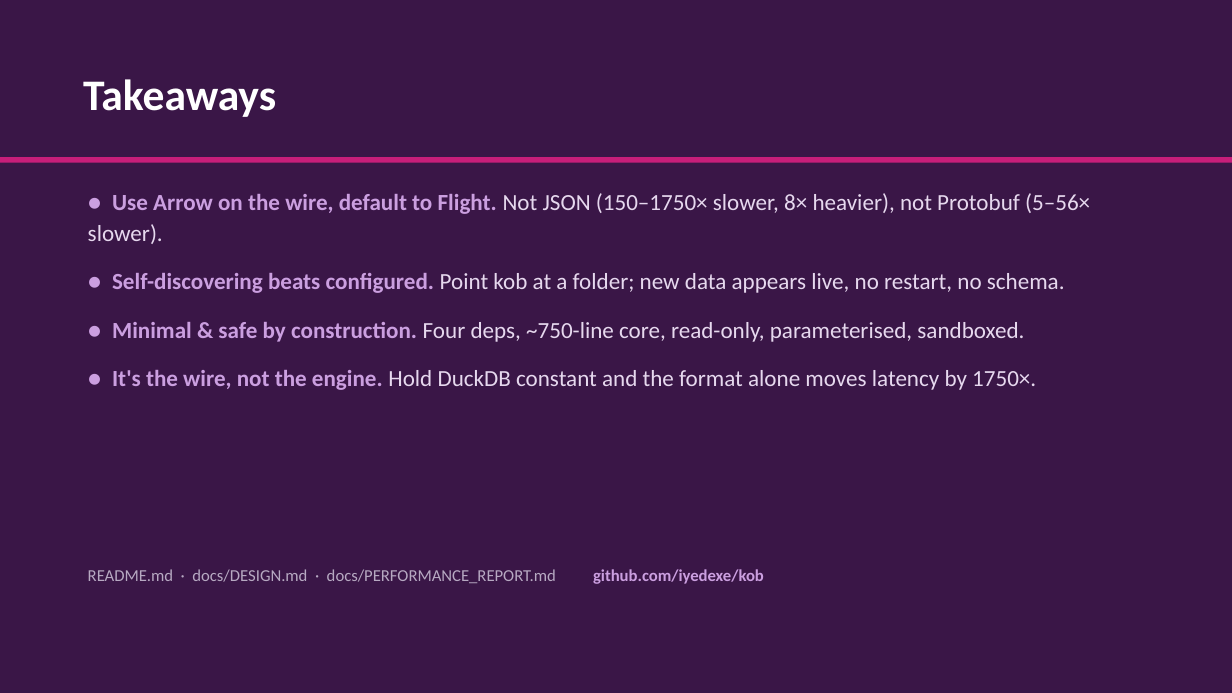
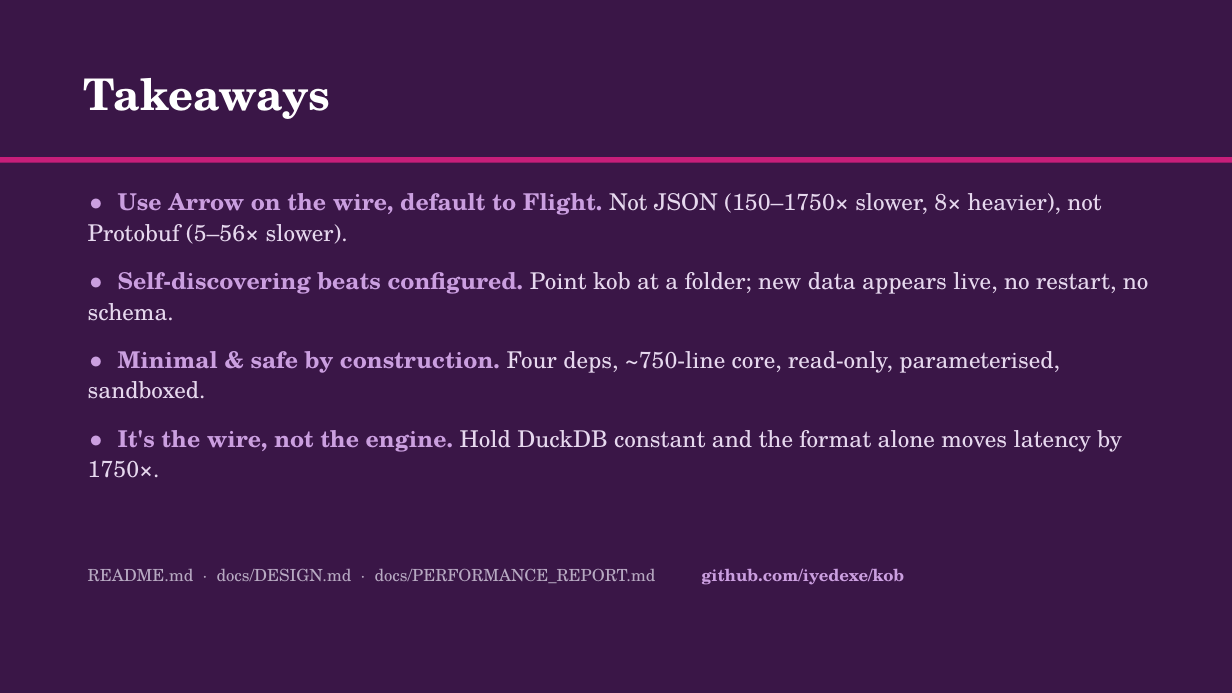
Before and after one commit to iyedexe/kob, a slide deck: slide 9 of presentation/kob.pptx. Drawn at 1232x693 pixels with LibreOffice and Linux fonts; fonts in the diff are those of the drawing. Boxes give left, top, right and bottom in pixels: in the first picture for what was removed or moved away, otherwise in the second. Text is boxed around its words. In the diff, an @@ line names an element or a change of style, - is before the commit and + after.

```diff
--- a/presentation/kob.pptx
+++ b/presentation/kob.pptx
@@ font Calibri to TeX Gyre Schola in 3 elements at bbox=[83, 78, 330, 119], bbox=[88, 193, 1149, 478], bbox=[88, 568, 904, 585] @@
```
Also in this commit, not shown: 8 other slides changed, 3 other files.
